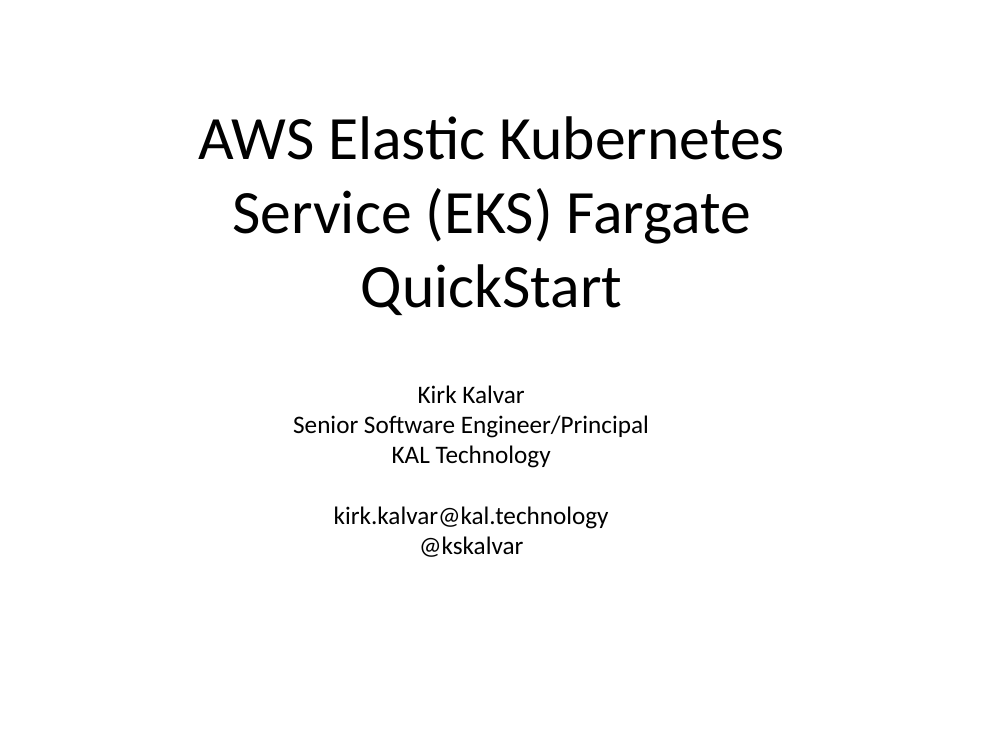
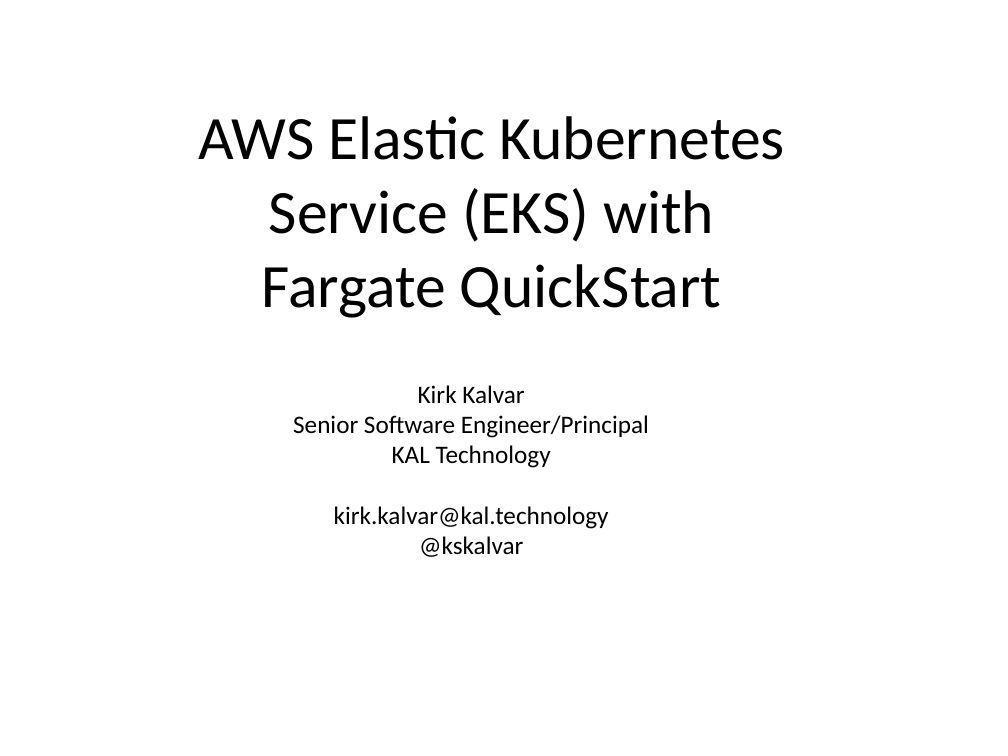
Before and after one commit to kskalvar/aws-eks-cluster-fargate-quickstart, a slide deck: slide 1 of slides/AWS-EKS-Cluster-Fargate-Quickstart.pptx. Drawn at 1008x756 pixels with LibreOffice and Linux fonts; fonts in the diff are those of the drawing; background and template pictures are left out. Boxes give left, top, right and bottom in pixels: in the first picture for what was removed or moved away, otherwise in the second. Text is boxed around its words. In the diff, an @@ line names an element or a change of style, - is before the commit and + after.

```diff
--- a/slides/AWS-EKS-Cluster-Fargate-Quickstart.pptx
+++ b/slides/AWS-EKS-Cluster-Fargate-Quickstart.pptx
@@ text at bbox=[198, 116, 785, 318]: text changed @@
-AWS Elastic Kubernetes Service (EKS) Fargate QuickStart
+AWS Elastic Kubernetes Service (EKS) with Fargate QuickStart
```
Also in this commit, not shown: 7 other slides changed.
